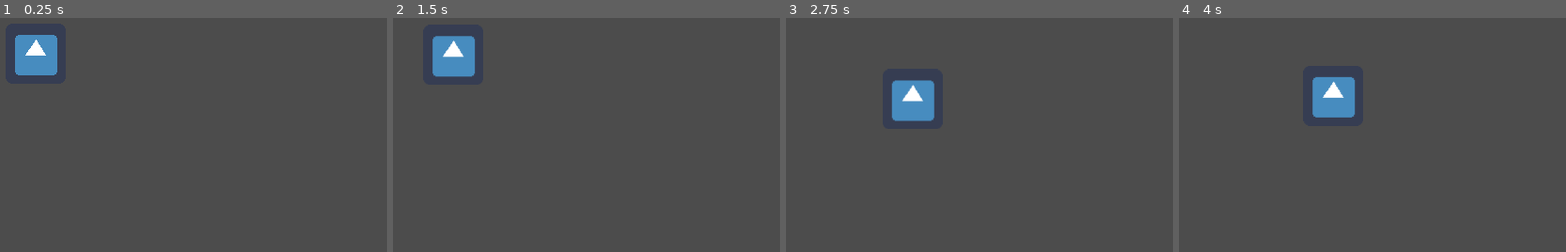
Above: before the commit, frames 1-4 (left to right).
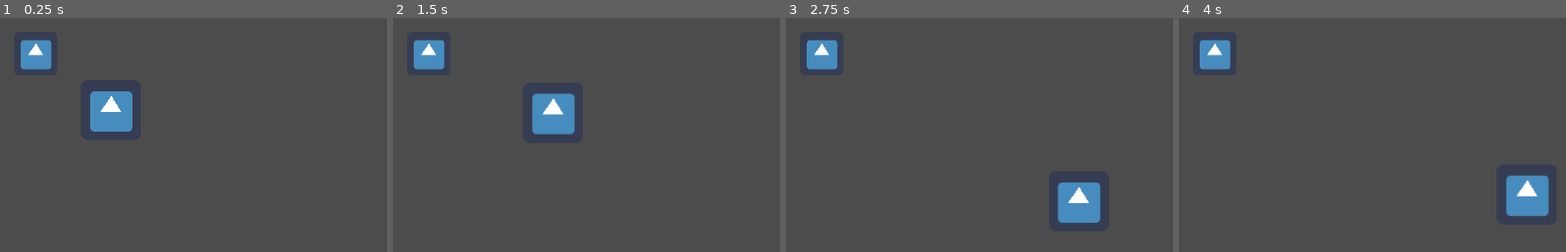
Above: after the commit, the same moments.

Repository: mstfacmly/fascball
Game: Godot game, scene res://field.tscn
The game is run twice, just before and just after one commit, with the same random seed, the same clock (stepped at 60 frames per second) and the same inputs. The engine's default icon, where the game draws it, is replaced by a stand-in: a white triangle on a blue panel in a dark square.
Inputs:
- Up to frame 1 (0.25 s): no input
- Up to frame 2 (1.5 s): tap Enter (ui_accept) at 0.5, 0.6, 0.77, 1.07, 1.35 s; hold Right (ui_right) 0.53-1.28 s; hold Down (ui_down) from 1.28 s (still down)
- Up to frame 3 (2.75 s): tap Enter (ui_accept) at 1.52, 1.82, 2.1 s; release Down (ui_down) at 2.03 s; hold Right (ui_right) from 2.03 s (still down)
- Up to frame 4 (4 s): release Right (ui_right) at 2.78 s; hold Up (ui_up) 2.78-3.53 s; tap Enter (ui_accept) at 2.85, 3.02, 3.32, 3.6, 3.77 s; hold Left (ui_left) from 3.53 s (still down)

The runs differ from the first frame. In frame 1, 2.9% of the frame differs, in the area x 3-35%, y 7-49%; in frame 2, 4.1%; in frame 3, 4.9%, in the area x 5-82%, y 9-88%; in frame 4, 4.9%.

Commit message:
add ball + init kick input

Diff:
--- /dev/null
+++ b/ball.gd
@@ -0,0 +1,8 @@
+extends RigidBody2D
+
+func _ready():
+	var pos = Vector2()
+	pos.y = get_viewport().size.y * .5
+	pos.x = get_viewport().size.x * .5
+
+	position = pos
--- /dev/null
+++ b/ball.tscn
@@ -0,0 +1,20 @@
+[gd_scene load_steps=4 format=2]
+
+[ext_resource path="res://ball.gd" type="Script" id=1]
+[ext_resource path="res://icon.png" type="Texture" id=2]
+
+[sub_resource type="RectangleShape2D" id=1]
+extents = Vector2( 16, 16 )
+
+[node name="ball" type="RigidBody2D"]
+gravity_scale = 0.0
+linear_damp = 1.2
+script = ExtResource( 1 )
+
+[node name="Sprite" type="Sprite" parent="."]
+scale = Vector2( 0.72, 0.72 )
+texture = ExtResource( 2 )
+
+[node name="CollisionShape2D" type="CollisionShape2D" parent="."]
+z_as_relative = false
+shape = SubResource( 1 )
--- a/field.tscn
+++ b/field.tscn
@@ -1,6 +1,7 @@
-[gd_scene load_steps=2 format=2]
+[gd_scene load_steps=3 format=2]
 
 [ext_resource path="res://player.tscn" type="PackedScene" id=1]
+[ext_resource path="res://ball.tscn" type="PackedScene" id=2]
 
 [node name="field" type="Node"]
 
@@ -10,3 +11,5 @@
 [node name="player" parent="." instance=ExtResource( 1 )]
 
 [node name="cam" type="Camera2D" parent="."]
+
+[node name="ball" parent="." instance=ExtResource( 2 )]
--- a/player.gd
+++ b/player.gd
@@ -2,7 +2,8 @@
 
 export var ACCEL = 0.01
 export var DEACCEL = 4.0
-var speed = 1.0
+var accel = 0.0
+var speed = 2.0
 var linear_vel = Vector2()
 var mv_x = 0.0
 var mv_y = 0.0
@@ -14,23 +15,33 @@
 	mv_x = Input.get_action_strength('ui_right') - Input.get_action_strength('ui_left')
 	mv_y = Input.get_action_strength('ui_down') - Input.get_action_strength('ui_up')
 
+	if Input.is_action_just_pressed('ui_accept'):
+		kick()
+
 func _physics_process(dt):
 	player(dt)
 
 func player(dt):
 #	if mv_x:
-	var move = Vector2(mv_x, mv_y)
+	var move = Vector2(speed * ceil(mv_x), speed * ceil(mv_y))
 	lin_vel += move
 
 	if move.dot(lin_vel) > 0:
-		speed = ACCEL
+		accel = ACCEL
 	else:
-		speed = DEACCEL
+		accel = DEACCEL
 
-	lin_vel = lin_vel.linear_interpolate(move, speed * dt)
+	lin_vel = lerp(lin_vel, move, accel * dt)
 
 	move_and_slide(lin_vel)
 
+func kick():
+
+	pass
+
 func _ready():
-	var pos = get_viewport().size /2
+	var pos = Vector2()
+	pos.y = get_viewport().size.y * .6
+	pos.x = get_viewport().size.x * .6
+
 	position = pos
--- a/project.godot
+++ b/project.godot
@@ -24,6 +24,37 @@
 window/size/width=800
 window/vsync/use_vsync=false
 
+[input]
+
+ui_left={
+"deadzone": 0.5,
+"events": [ Object(InputEventKey,"resource_local_to_scene":false,"resource_name":"","device":0,"alt":false,"shift":false,"control":false,"meta":false,"command":false,"pressed":false,"scancode":16777231,"unicode":0,"echo":false,"script":null)
+, Object(InputEventJoypadButton,"resource_local_to_scene":false,"resource_name":"","device":0,"button_index":14,"pressure":0.0,"pressed":false,"script":null)
+, Object(InputEventJoypadMotion,"resource_local_to_scene":false,"resource_name":"","device":0,"axis":0,"axis_value":-1.0,"script":null)
+ ]
+}
+ui_right={
+"deadzone": 0.5,
+"events": [ Object(InputEventKey,"resource_local_to_scene":false,"resource_name":"","device":0,"alt":false,"shift":false,"control":false,"meta":false,"command":false,"pressed":false,"scancode":16777233,"unicode":0,"echo":false,"script":null)
+, Object(InputEventJoypadButton,"resource_local_to_scene":false,"resource_name":"","device":0,"button_index":15,"pressure":0.0,"pressed":false,"script":null)
+, Object(InputEventJoypadMotion,"resource_local_to_scene":false,"resource_name":"","device":0,"axis":0,"axis_value":1.0,"script":null)
+ ]
+}
+ui_up={
+"deadzone": 0.5,
+"events": [ Object(InputEventKey,"resource_local_to_scene":false,"resource_name":"","device":0,"alt":false,"shift":false,"control":false,"meta":false,"command":false,"pressed":false,"scancode":16777232,"unicode":0,"echo":false,"script":null)
+, Object(InputEventJoypadButton,"resource_local_to_scene":false,"resource_name":"","device":0,"button_index":12,"pressure":0.0,"pressed":false,"script":null)
+, Object(InputEventJoypadMotion,"resource_local_to_scene":false,"resource_name":"","device":0,"axis":1,"axis_value":-1.0,"script":null)
+ ]
+}
+ui_down={
+"deadzone": 0.5,
+"events": [ Object(InputEventKey,"resource_local_to_scene":false,"resource_name":"","device":0,"alt":false,"shift":false,"control":false,"meta":false,"command":false,"pressed":false,"scancode":16777234,"unicode":0,"echo":false,"script":null)
+, Object(InputEventJoypadButton,"resource_local_to_scene":false,"resource_name":"","device":0,"button_index":13,"pressure":0.0,"pressed":false,"script":null)
+, Object(InputEventJoypadMotion,"resource_local_to_scene":false,"resource_name":"","device":0,"axis":1,"axis_value":1.0,"script":null)
+ ]
+}
+
 [rendering]
 
 quality/driver/driver_name="GLES2"
